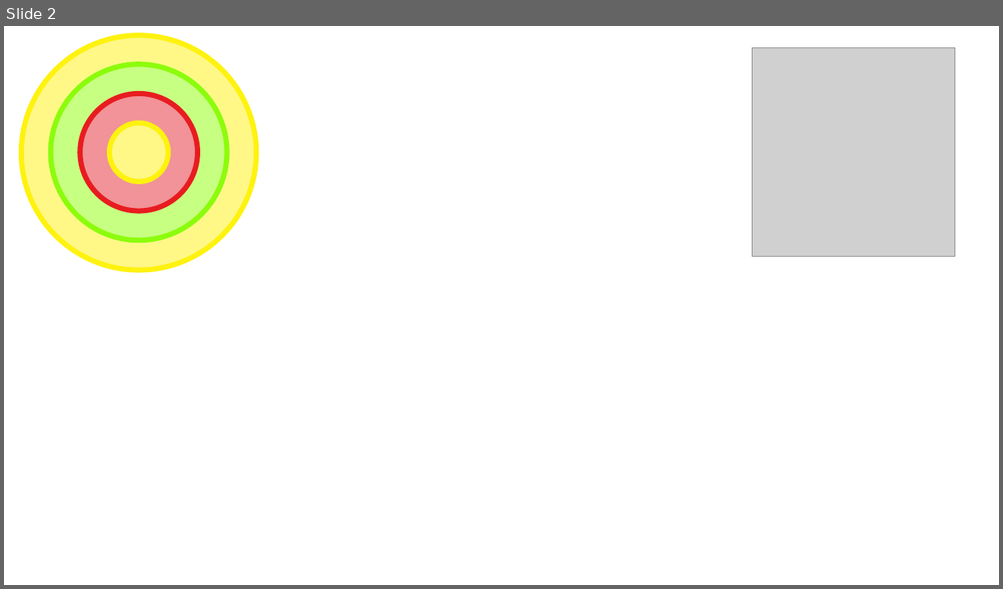
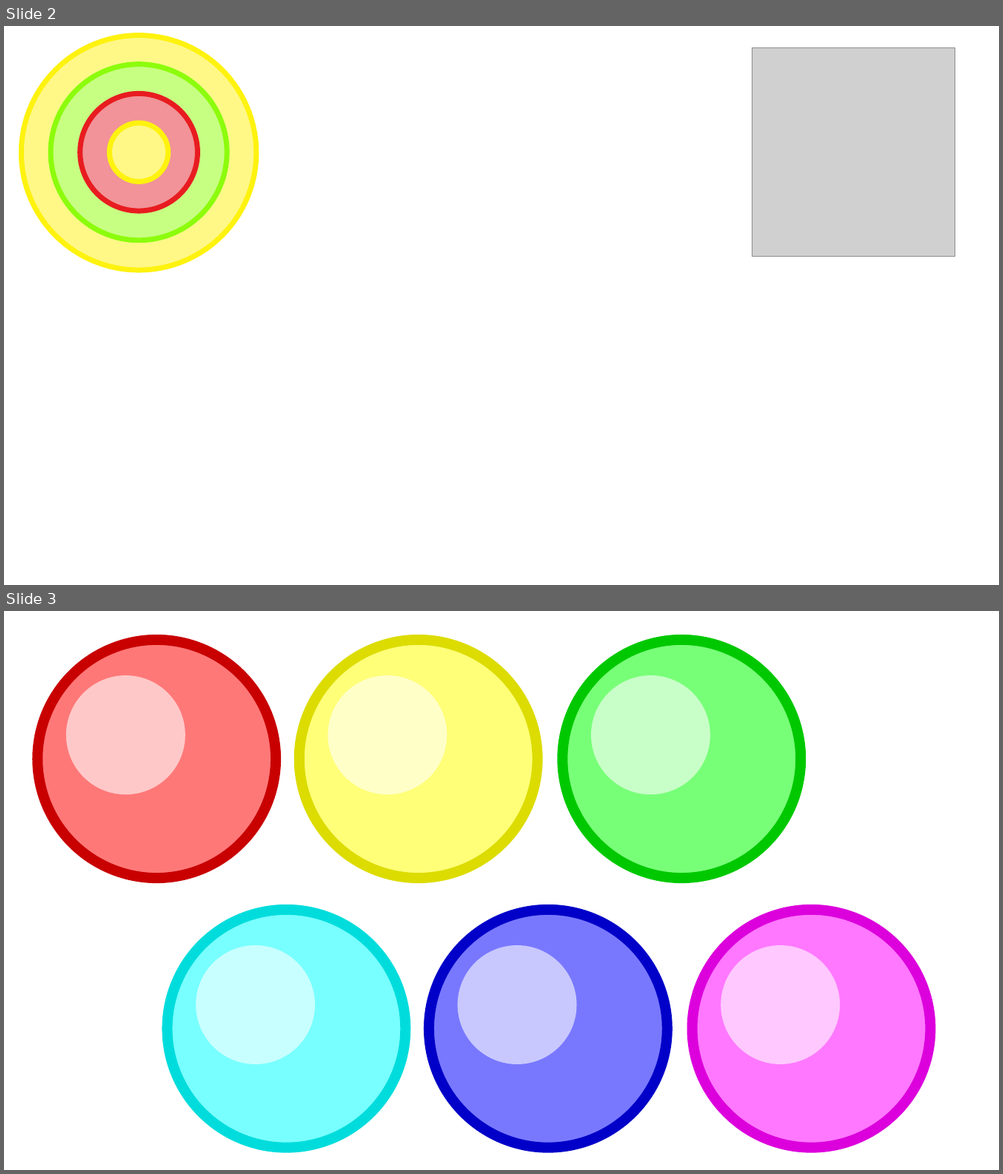
Before and after one commit to SNUGDC/YAM3G, a slide deck: Dummy ArtResources.pptx. Shown one above the other, each under a label of ours: slide 2 before the commit, slides 2 and 3 after it. The pictures are 1003x589 and 1003x1174 pixels, drawn with LibreOffice and Linux fonts; fonts in the diff are those of the drawing; grey boxes stand for pictures. Boxes give left, top, right and bottom in pixels: in the first picture for what was removed or moved away, otherwise in the second. Text is boxed around its words. In the diff, an @@ line names an element or a change of style, - is before the commit and + after.

```diff
--- a/Dummy ArtResources.pptx
+++ b/Dummy ArtResources.pptx
@@ slide 3 added at <box>4,611,999,1170</box>, background #FFFFFF @@
@@ ellipse added at <box>37,640,276,879</box>, fill #FF7878, outline #C80000 10 pt @@
@@ ellipse added at <box>299,640,538,879</box>, fill #FFFF78, outline #DCDC00 10 pt @@
@@ ellipse added at <box>562,640,800,879</box>, fill #78FF78, outline #00C800 10 pt @@
@@ ellipse added at <box>66,675,185,795</box>, fill #FFC8C8 @@
@@ ellipse added at <box>328,675,447,795</box>, fill #FFFFC8 @@
@@ ellipse added at <box>591,675,711,795</box>, fill #C8FFC8 @@
@@ ellipse added at <box>168,910,405,1148</box>, fill #78FFFF, outline #00DCDC 10 pt @@
@@ ellipse added at <box>429,910,666,1148</box>, fill #7878FF, outline #0000C8 10 pt @@
@@ ellipse added at <box>692,910,930,1148</box>, fill #FF78FF, outline #DC00DC 10 pt @@
@@ ellipse added at <box>196,945,315,1065</box>, fill #C8FFFF @@
@@ ellipse added at <box>458,945,577,1065</box>, fill #C8C8FF @@
@@ ellipse added at <box>720,945,839,1065</box>, fill #FFC8FF @@
```
Also in this commit, not shown: 1 other slide added, 36 other files.
